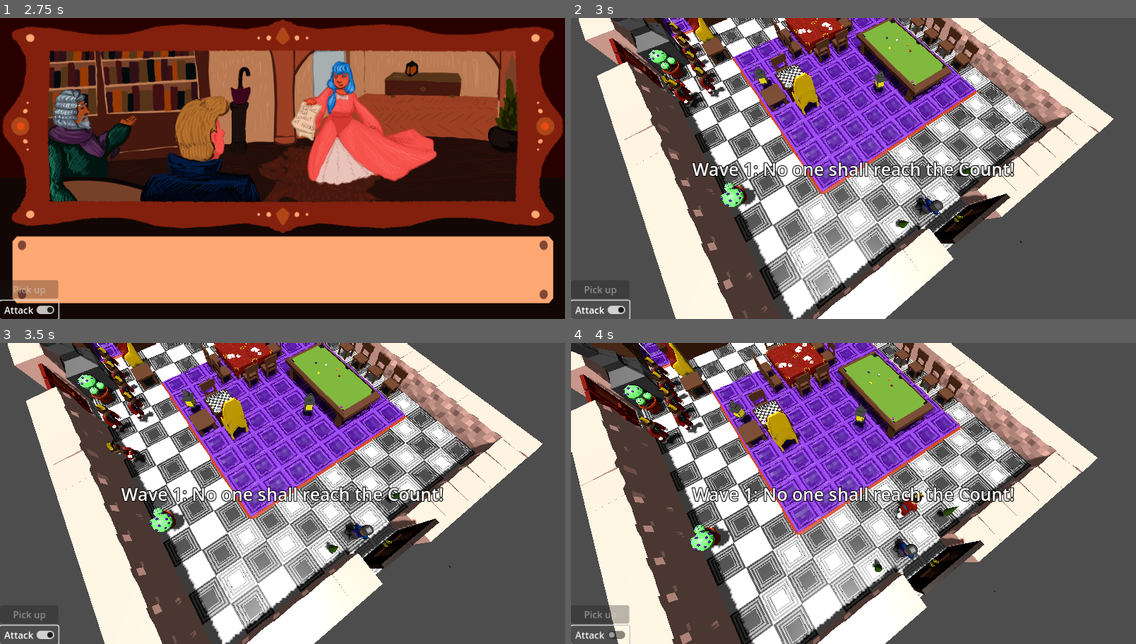
Above: before the commit, frames 1-4 (two rows, left to right).
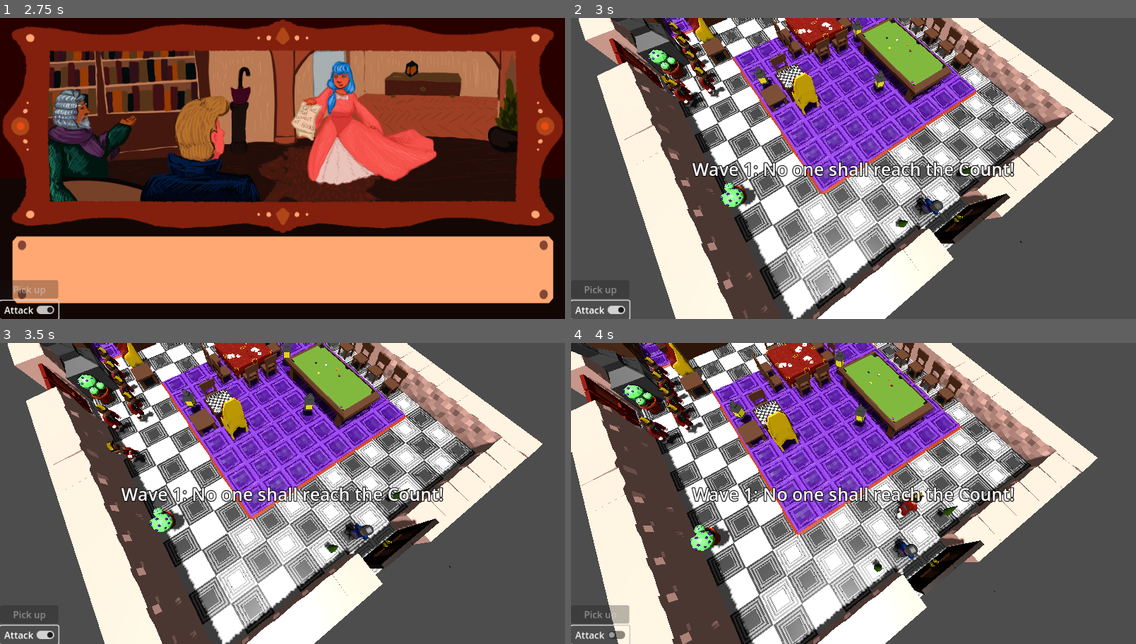
Above: after the commit, the same moments.

Repository: pinguinosod/gse_winterjam2024
Game: Godot game, scene res://main.tscn
Two runs of this game, one before a commit and one after it. Both use one fixed random seed, a clock stepped at 60 frames per second and the inputs below.
Inputs (mouse positions are in pixels of both pictures, inside the frame that each line leads up to):
- Up to frame 1 (2.75 s): click (288, 285) at 0.5 s; click "Attack" at 1.25 s; tap Enter (end_turn) at 2, 2.1 s; move the mouse to (406, 153) at 2.02 s; hold D (move_right) from 2.03 s (still down); click (406, 153) at 2.17 s
- Up to frame 2 (3 s): tap Space at 2.75 s; move the mouse to (740, 183) at 2.77 s; release D (move_right) at 2.78 s; hold S (move_down) from 2.78 s (still down); tap Enter (end_turn) at 2.85 s
- Up to frame 3 (3.5 s): keep holding S (move_down)
- Up to frame 4 (4 s): move the mouse to (910, 427) at 3.52 s; release S (move_down) at 3.53 s; hold D (move_right) from 3.53 s (still down); tap Enter (end_turn) at 3.6 s

Frame 1 is identical in both runs. In frame 2, 0.1% of the frame differs, in the area x 17-73%, y 0-70%; in frame 3, 0.2%; in frame 4, 0.2%, in the area x 12-69%, y 0-77%.
Error in both runs: Invalid access to property or key 'enemyWaves' on a base object of type 'Nil'. (res://scripts/game_manager.gd:213)

Commit message:
Colors of weapons fixed

Diff:
--- a/PickableItems/weapon_2_(ski_stick).tscn
+++ b/PickableItems/weapon_2_(ski_stick).tscn
@@ -1,8 +1,9 @@
-[gd_scene load_steps=7 format=3 uid="uid://ccvb6q28khbj2"]
+[gd_scene load_steps=8 format=3 uid="uid://ccvb6q28khbj2"]
 
 [ext_resource type="Script" path="res://weapons.gd" id="1_to6w5"]
 [ext_resource type="PackedScene" uid="uid://dhywccdxikahd" path="res://models/skiStickWeapon.fbx" id="2_qelmo"]
-[ext_resource type="PackedScene" uid="uid://deq7m8qtvdguf" path="res://pick_up_area.tscn" id="3_bryx1"]
+[ext_resource type="PackedScene" path="res://pick_up_area.tscn" id="3_bryx1"]
+[ext_resource type="PackedScene" uid="uid://cgm8r4v2nx21g" path="res://models/skiStickWeapon.glb" id="3_t1gq5"]
 
 [sub_resource type="Animation" id="Animation_kphvj"]
 length = 0.001
@@ -73,6 +74,10 @@
 
 [node name="skiStickWeapon" parent="WeaponSpinner" instance=ExtResource("2_qelmo")]
 transform = Transform3D(1, 0, 0, 0, 0.965926, -0.258819, 0, 0.258819, 0.965926, 0, 1, 0)
+visible = false
+
+[node name="skiStickWeapon2" parent="WeaponSpinner" instance=ExtResource("3_t1gq5")]
+transform = Transform3D(1, 0, 0, 0, 0.965926, -0.258819, 0, 0.258819, 0.965926, 0, 1.01308, 0)
 
 [node name="AnimationPlayer" type="AnimationPlayer" parent="."]
 libraries = {
--- a/PickableItems/weapon_3_(ski).tscn
+++ b/PickableItems/weapon_3_(ski).tscn
@@ -1,8 +1,9 @@
-[gd_scene load_steps=7 format=3 uid="uid://cik5veric2ysk"]
+[gd_scene load_steps=8 format=3 uid="uid://cik5veric2ysk"]
 
 [ext_resource type="Script" path="res://weapons.gd" id="1_i73o7"]
+[ext_resource type="PackedScene" uid="uid://dfj6m8o54dsdg" path="res://models/skiWeapon.glb" id="2_eb3j6"]
 [ext_resource type="PackedScene" uid="uid://cim23vtrc7lxn" path="res://models/skiWeapon.fbx" id="2_lcuxp"]
-[ext_resource type="PackedScene" uid="uid://deq7m8qtvdguf" path="res://pick_up_area.tscn" id="3_h2i2p"]
+[ext_resource type="PackedScene" path="res://pick_up_area.tscn" id="3_h2i2p"]
 
 [sub_resource type="Animation" id="Animation_kphvj"]
 length = 0.001
@@ -72,7 +73,10 @@
 
 [node name="WeaponSpinner" type="Node3D" parent="."]
 
+[node name="skiWeapon2" parent="WeaponSpinner" instance=ExtResource("2_eb3j6")]
+
 [node name="skiWeapon" parent="WeaponSpinner" instance=ExtResource("2_lcuxp")]
+visible = false
 
 [node name="AnimationPlayer" type="AnimationPlayer" parent="."]
 libraries = {
--- a/PickableItems/weapon_5_(fire_book).tscn
+++ b/PickableItems/weapon_5_(fire_book).tscn
@@ -1,8 +1,9 @@
-[gd_scene load_steps=7 format=3 uid="uid://vny4gefdyuvv"]
+[gd_scene load_steps=8 format=3 uid="uid://vny4gefdyuvv"]
 
 [ext_resource type="Script" path="res://weapons.gd" id="1_vwhut"]
 [ext_resource type="PackedScene" uid="uid://trrb8d4u6mb4" path="res://models/firehookWeapon.fbx" id="2_idcts"]
-[ext_resource type="PackedScene" uid="uid://deq7m8qtvdguf" path="res://pick_up_area.tscn" id="3_gboue"]
+[ext_resource type="PackedScene" uid="uid://b4tj50ahsiq3o" path="res://models/firehookWeapon.glb" id="2_xtmsk"]
+[ext_resource type="PackedScene" path="res://pick_up_area.tscn" id="3_gboue"]
 
 [sub_resource type="Animation" id="Animation_kphvj"]
 length = 0.001
@@ -71,8 +72,12 @@
 
 [node name="WeaponSpinner" type="Node3D" parent="."]
 
+[node name="firehookWeapon2" parent="WeaponSpinner" instance=ExtResource("2_xtmsk")]
+transform = Transform3D(1, 0, 0, 0, 1, 0, 0, 0, 1, 0, 0.246828, 0)
+
 [node name="firehookWeapon" parent="WeaponSpinner" instance=ExtResource("2_idcts")]
 transform = Transform3D(1, 0, 0, 0, 1, 0, 0, 0, 1, 0, 0.25, 0)
+visible = false
 
 [node name="AnimationPlayer" type="AnimationPlayer" parent="."]
 libraries = {
--- a/rooms.tscn
+++ b/rooms.tscn
@@ -11,9 +11,22 @@
 [ext_resource type="PackedScene" uid="uid://c68jlq0my3nvd" path="res://PickableItems/weapon_4_(book).tscn" id="9_erj83"]
 [ext_resource type="PackedScene" uid="uid://vny4gefdyuvv" path="res://PickableItems/weapon_5_(fire_book).tscn" id="10_eq80y"]
 [ext_resource type="PackedScene" uid="uid://rxo778xmvo8y" path="res://PickableItems/weapon_6_(umbrella).tscn" id="11_bn1it"]
+[ext_resource type="PackedScene" uid="uid://cqu53fo1s818p" path="res://models/plateWeapon.glb" id="12_06p30"]
+[ext_resource type="PackedScene" uid="uid://b4tj50ahsiq3o" path="res://models/firehookWeapon.glb" id="13_yrebo"]
+[ext_resource type="PackedScene" uid="uid://cgm8r4v2nx21g" path="res://models/skiStickWeapon.glb" id="14_a3gp6"]
+[ext_resource type="PackedScene" uid="uid://c8avsdp6mt6c4" path="res://models/iceSkateWeaponThrown.glb" id="15_658ao"]
+[ext_resource type="PackedScene" uid="uid://dfj6m8o54dsdg" path="res://models/skiWeapon.glb" id="16_6l5iq"]
+[ext_resource type="PackedScene" uid="uid://cwcnocv1pfxie" path="res://models/umbrellaWeapon.glb" id="17_4875v"]
+[ext_resource type="PackedScene" uid="uid://cwt7n3p46bll1" path="res://models/lantern.tscn" id="18_r026w"]
 
 [sub_resource type="BoxShape3D" id="BoxShape3D_hmtjr"]
 size = Vector3(34.6621, 1, 20.757)
+
+[sub_resource type="StandardMaterial3D" id="StandardMaterial3D_7vd8q"]
+albedo_color = Color(0, 1, 0, 1)
+
+[sub_resource type="PlaneMesh" id="PlaneMesh_atp7n"]
+material = SubResource("StandardMaterial3D_7vd8q")
 
 [node name="Rooms" type="Node3D"]
 transform = Transform3D(1, 0, 0, 0, 1, 0, 0, 0, 1, 0, -1.14441e-05, 0)
@@ -58,47 +71,82 @@
 [node name="countessLockpickingDress" parent="." instance=ExtResource("3_omxne")]
 transform = Transform3D(1, 0, 0, 0, 1, 0, 0, 0, 1, 24.4238, 1.16972, 6.54379)
 
-[node name="Weapon 1 (Lamp)" parent="." instance=ExtResource("6_o5c1p")]
-transform = Transform3D(1, 0, 0, 0, 1, 0, 0, 0, 1, 17.547, 1, 10.4931)
+[node name="Pickups" type="Node3D" parent="."]
+transform = Transform3D(0.998926, 0, 0, 0, 0.998926, 0, 0, 0, 0.998926, 17.547, 1, 10.4931)
 
-[node name="Weapon 2 (Ski Stick)" parent="." instance=ExtResource("7_wa2e1")]
-transform = Transform3D(1, 0, 0, 0, 1, 0, 0, 0, 1, 22.4999, 1, 11.6419)
+[node name="Weapon 1 (Lamp)" parent="Pickups" instance=ExtResource("6_o5c1p")]
 
-[node name="weapon 3 (Ski)" parent="." instance=ExtResource("8_fe4lj")]
-transform = Transform3D(1, -1.49012e-08, 0, 0, 1, 0, 1.49012e-08, 5.96046e-08, 1, 20.2537, 1, 12.4272)
+[node name="Weapon 2 (Ski Stick)" parent="Pickups" instance=ExtResource("7_wa2e1")]
+transform = Transform3D(1, 0, 0, 0, 1, 0, 0, 0, 1, 4.95283, 0, 1.14884)
 
-[node name="Weapon 4 (Book)" parent="." instance=ExtResource("9_erj83")]
-transform = Transform3D(1, 0, 0, 0, 1, 0, 0, 0, 1, 15.4487, 1, 7.48355)
+[node name="weapon 3 (Ski)" parent="Pickups" instance=ExtResource("8_fe4lj")]
+transform = Transform3D(1, -1.49012e-08, 0, 0, 1, 0, 1.49012e-08, 5.96046e-08, 1, 2.70662, 0, 1.93419)
 
-[node name="Weapon 4 (Book)2" parent="." instance=ExtResource("9_erj83")]
-transform = Transform3D(1, 0, 0, 0, 1, 0, 0, 0, 1, 16.4657, 1, 4.49609)
+[node name="Weapon 4 (Book)" parent="Pickups" instance=ExtResource("9_erj83")]
+transform = Transform3D(1, 0, 0, 0, 1, 0, 0, 0, 1, -2.09837, 0, -3.0095)
 
-[node name="Weapon 4 (Book)3" parent="." instance=ExtResource("9_erj83")]
-transform = Transform3D(1, 0, 0, 0, 1, 0, 0, 0, 1, 20.3887, 1, 5.59826)
+[node name="Weapon 4 (Book)2" parent="Pickups" instance=ExtResource("9_erj83")]
+transform = Transform3D(1, 0, 0, 0, 1, 0, 0, 0, 1, -1.08132, 0, -5.99696)
 
-[node name="Weapon 5 (Fire Book)" parent="." instance=ExtResource("10_eq80y")]
-transform = Transform3D(1, 0, 0, 0, 1, 0, 0, 0, 1, 13.4043, 0.92686, 2.48748)
+[node name="Weapon 4 (Book)3" parent="Pickups" instance=ExtResource("9_erj83")]
+transform = Transform3D(1, 0, 0, 0, 1, 0, 0, 0, 1, 2.84165, 0, -4.8948)
 
-[node name="Weapon 6 (Umbrella)" parent="." instance=ExtResource("11_bn1it")]
-transform = Transform3D(1, 0, 0, 0, 1, 0, 0, 0, 1, 1.4965, 0.92686, 5.56741)
+[node name="Weapon 5 (Fire Book)" parent="Pickups" instance=ExtResource("10_eq80y")]
+transform = Transform3D(1, 0, 0, 0, 1, 0, 0, 0, 1, -4.1427, -0.0731399, -8.00557)
 
-[node name="Weapon 6 (Umbrella)2" parent="." instance=ExtResource("11_bn1it")]
-transform = Transform3D(1, 0, 0, 0, 1, 0, 0, 0, 1, 1.56175, 0.92686, 8.55696)
+[node name="Weapon 6 (Umbrella)" parent="Pickups" instance=ExtResource("11_bn1it")]
+transform = Transform3D(1, 0, 0, 0, 1, 0, 0, 0, 1, -16.0505, -0.0731401, -4.92564)
 
-[node name="Weapon 1 (Lamp)2" parent="." instance=ExtResource("6_o5c1p")]
-transform = Transform3D(1, 0, 0, 0, 1, 0, 0, 0, 1, 9.48273, 0.92686, 4.52197)
+[node name="Weapon 6 (Umbrella)2" parent="Pickups" instance=ExtResource("11_bn1it")]
+transform = Transform3D(1, 0, 0, 0, 1, 0, 0, 0, 1, -15.9853, -0.0731399, -1.93609)
 
-[node name="Weapon 1 (Lamp)3" parent="." instance=ExtResource("6_o5c1p")]
-transform = Transform3D(1, 0, 0, 0, 1, 0, 0, 0, 1, 6.48995, 0.92686, 8.46432)
+[node name="Weapon 1 (Lamp)2" parent="Pickups" instance=ExtResource("6_o5c1p")]
+transform = Transform3D(1, 0, 0, 0, 1, 0, 0, 0, 1, -8.06431, -0.0731399, -5.97109)
 
-[node name="Weapon 5 (Fire Book)2" parent="." instance=ExtResource("10_eq80y")]
-transform = Transform3D(1, 0, 0, 0, 1, 0, 0, 0, 1, 15.4629, 0.92686, 2.44163)
+[node name="Weapon 1 (Lamp)3" parent="Pickups" instance=ExtResource("6_o5c1p")]
+transform = Transform3D(1, 0, 0, 0, 1, 0, 0, 0, 1, -11.0571, -0.0731399, -2.02873)
 
-[node name="Weapon 6 (Umbrella)3" parent="." instance=ExtResource("11_bn1it")]
-transform = Transform3D(1, 0, 0, 0, 1, 0, 0, 0, 1, 10.6042, 0.92686, 12.5331)
+[node name="Weapon 5 (Fire Book)2" parent="Pickups" instance=ExtResource("10_eq80y")]
+transform = Transform3D(1, 0, 0, 0, 1, 0, 0, 0, 1, -2.08411, -0.0731399, -8.05143)
 
-[node name="Weapon 4 (Book)4" parent="." instance=ExtResource("9_erj83")]
-transform = Transform3D(1, 0, 0, 0, 1, 0, 0, 0, 1, 23.537, 1, 3.481)
+[node name="Weapon 6 (Umbrella)3" parent="Pickups" instance=ExtResource("11_bn1it")]
+transform = Transform3D(1, 0, 0, 0, 1, 0, 0, 0, 1, -6.94286, -0.0731399, 2.04007)
 
-[node name="Weapon 4 (Book)5" parent="." instance=ExtResource("9_erj83")]
-transform = Transform3D(1, 0, 0, 0, 1, 0, 0, 0, 1, 23.431, 1, 5.524)
+[node name="Weapon 4 (Book)4" parent="Pickups" instance=ExtResource("9_erj83")]
+transform = Transform3D(1, 0, 0, 0, 1, 0, 0, 0, 1, 5.98995, 0, -7.01205)
+
+[node name="Weapon 4 (Book)5" parent="Pickups" instance=ExtResource("9_erj83")]
+transform = Transform3D(1, 0, 0, 0, 1, 0, 0, 0, 1, 5.88395, 0, -4.96905)
+
+[node name="Weapon 1 (Lamp)4" parent="Pickups" instance=ExtResource("6_o5c1p")]
+transform = Transform3D(1, 0, 0, 0, 1, 0, 0, 0, 1, -8.03551, -0.0731399, -1.00897)
+
+[node name="Weapon 2 (Ski Stick)2" parent="Pickups" instance=ExtResource("7_wa2e1")]
+transform = Transform3D(1, 0, 0, 0, 1, 0, 0, 0, 1, -1.02752, -0.0731399, 2.12265)
+
+[node name="plateWeapon" parent="." instance=ExtResource("12_06p30")]
+transform = Transform3D(1, 0, 0, 0, 1, 0, 0, 0, 1, -16.9355, 2.71019, 1.54151)
+
+[node name="firehookWeapon" parent="plateWeapon" instance=ExtResource("13_yrebo")]
+transform = Transform3D(1, 0, 0, 0, 1, 0, 0, 0, 1, 8.61695, -0.354335, 0)
+
+[node name="skiStickWeapon" parent="plateWeapon" instance=ExtResource("14_a3gp6")]
+
+[node name="MeshInstance3D" type="MeshInstance3D" parent="plateWeapon"]
+transform = Transform3D(12.6921, 0, 0, 0, 1, 0, 0, 0, 7.13157, -0.0446863, -0.338128, -0.0189676)
+mesh = SubResource("PlaneMesh_atp7n")
+
+[node name="plateWeapon" parent="plateWeapon" instance=ExtResource("12_06p30")]
+transform = Transform3D(1, 0, 0, 0, 1, 0, 0, 0, 1, -2.92085, 0.64928, 2.81557)
+
+[node name="iceSkateWeaponThrown" parent="plateWeapon" instance=ExtResource("15_658ao")]
+transform = Transform3D(0.0331808, 0.0960969, 0.994819, -0.94524, 0.326377, 0, -0.324686, -0.940342, 0.101664, 3.0793, 0.484342, 0.237151)
+
+[node name="skiWeapon" parent="plateWeapon" instance=ExtResource("16_6l5iq")]
+transform = Transform3D(-0.786652, 1.68696, -4.64062, 4.92967, -2.15483e-07, -0.835651, -0.281941, -4.70682, -1.66323, -2.8465, -0.100075, -0.316618)
+
+[node name="umbrellaWeapon" parent="plateWeapon" instance=ExtResource("17_4875v")]
+transform = Transform3D(1, 0, 0, 0, -0.102914, 0.99469, 0, -0.99469, -0.102914, -2.75281, 1.96328, 3.69141)
+
+[node name="Lantern" parent="plateWeapon" instance=ExtResource("18_r026w")]
+transform = Transform3D(20, 0, 0, 0, -18.6661, 7.18169, 0, -7.18169, -18.6661, 0.988108, 0.429461, 2.82435)
Not shown: 1 places in rooms.tscn that only renumber resources
